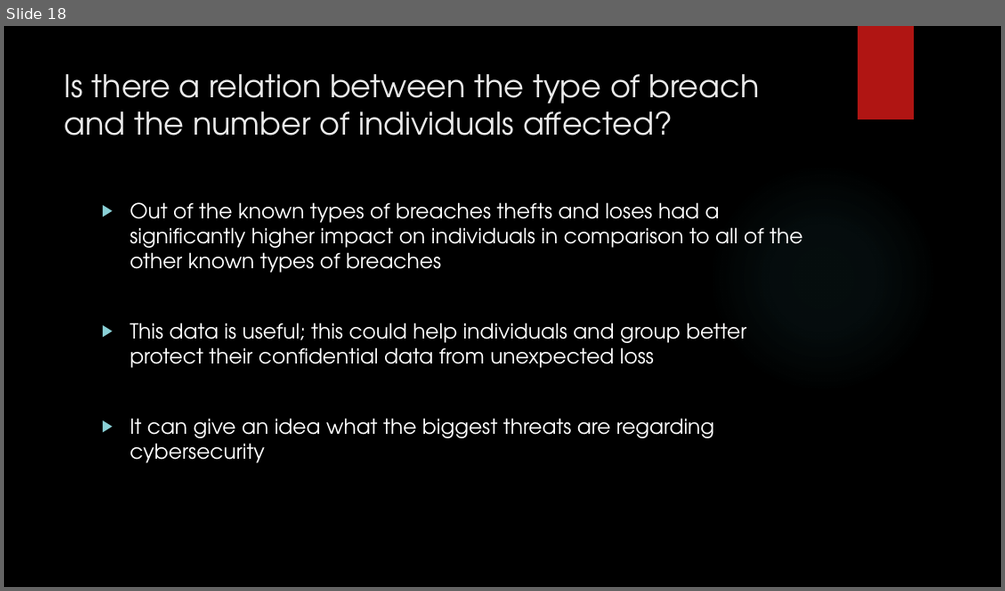
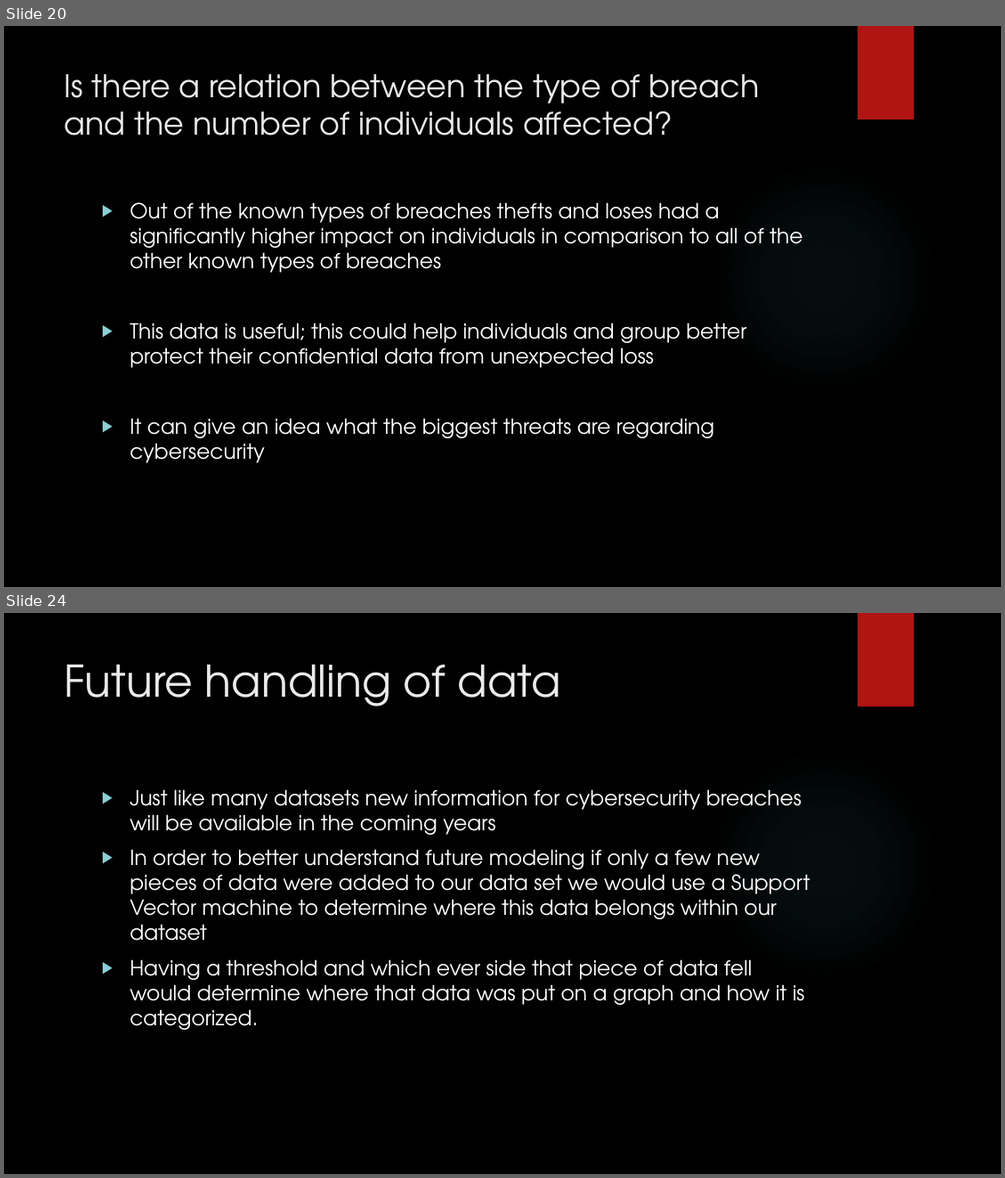
Before and after one commit to bigjohn80000/CIS435-Project, a slide deck: Final presentation_CIS435.pptx. Shown one above the other, each under a label of ours: slide 18 before the commit, slides 20 and 24 after it; the slides between them are not shown. The pictures are 1005x591 and 1005x1178 pixels, drawn with LibreOffice and Linux fonts; fonts in the diff are those of the drawing; background and template pictures are left out. Boxes give left, top, right and bottom in pixels: in the first picture for what was removed or moved away, otherwise in the second. Text is boxed around its words. In the diff, an @@ line names an element or a change of style, - is before the commit and + after.

```diff
--- a/Final presentation_CIS435.pptx
+++ b/Final presentation_CIS435.pptx
@@ slide 24 added at (4,613,1001,1174), background picture (left out); not listed: 2 template elements that a slide beside it also shows @@
@@ title added at (65,664,561,706), 42 pt, text #EBEBEB @@
+Future handling of data
@@ text added at (129,789,810,1030), 20 pt, text #FFFFFF @@
+▶ Just like many datasets new information for cybersecurity breaches will be available in the coming years
+▶ In order to better understand future modeling if only a few new pieces of data were added to our data set we would use a Support Vector machine to determine where this data belongs within our dataset
+▶ Having a threshold and which ever side that piece of data fell would determine where that data was put on a graph and how it is categorized.
@@ what was slide 18 is now slide 20 @@
```
Also in this commit, not shown: 4 slides changed, 6 other slides added.
